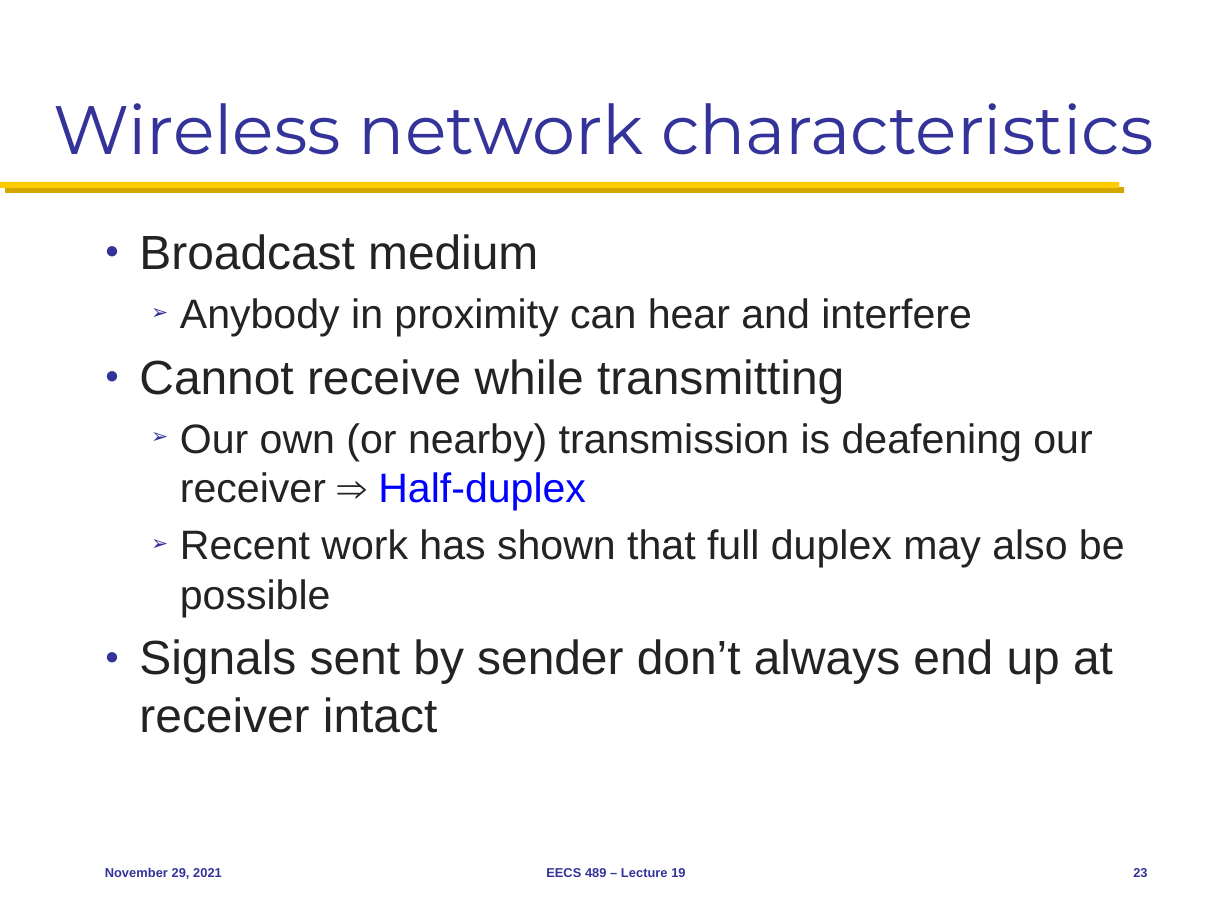
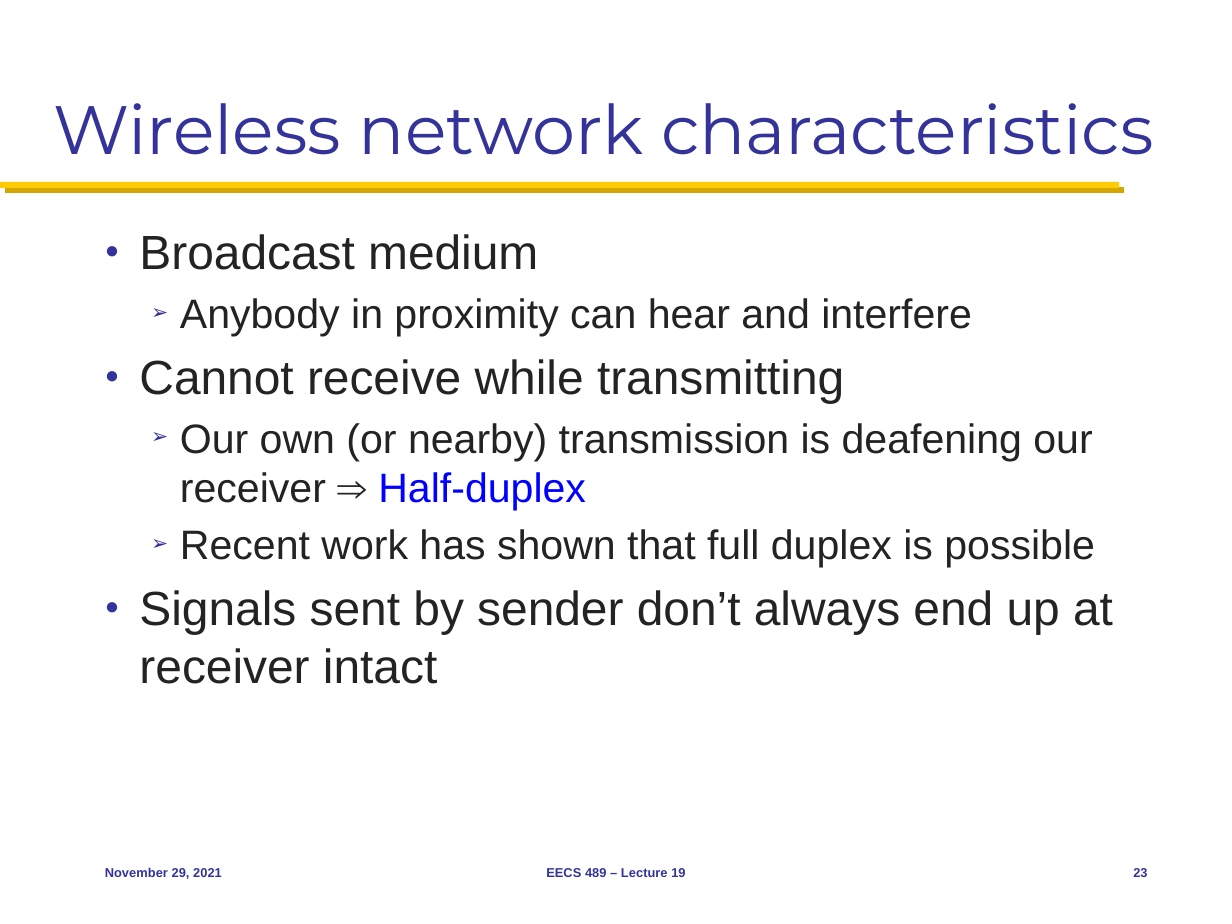
Before and after one commit to mosharaf/eecs489, a slide deck: slide 23 of Slides/112921.pptx. Drawn at 1232x924 pixels with LibreOffice and Linux fonts; fonts in the diff are those of the drawing. Boxes give left, top, right and bottom in pixels: in the first picture for what was removed or moved away, otherwise in the second. Text is boxed around its words. In the diff, an @@ line names an element or a change of style, - is before the commit and + after.

Commit message:
Updates to Nov 29 slides

```diff
--- a/Slides/112921.pptx
+++ b/Slides/112921.pptx
@@ text at [180, 529, 1095, 568]: text changed @@
-  ➢ Recent work has shown that full duplex may also be possible
+  ➢ Recent work has shown that full duplex is possible
```
Also in this commit, not shown: 3 other slides changed, 1 slide added.
